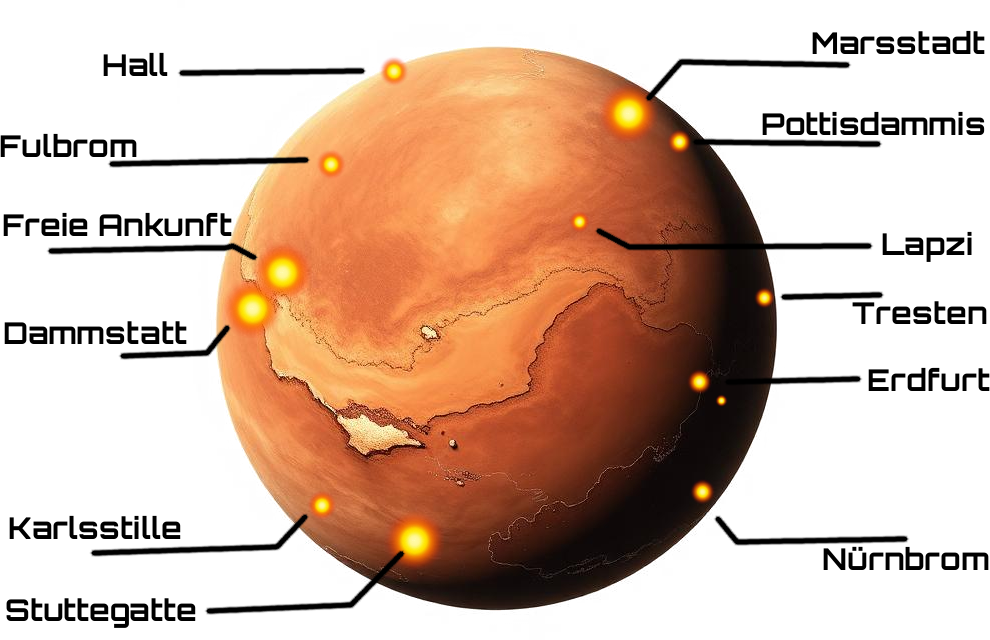
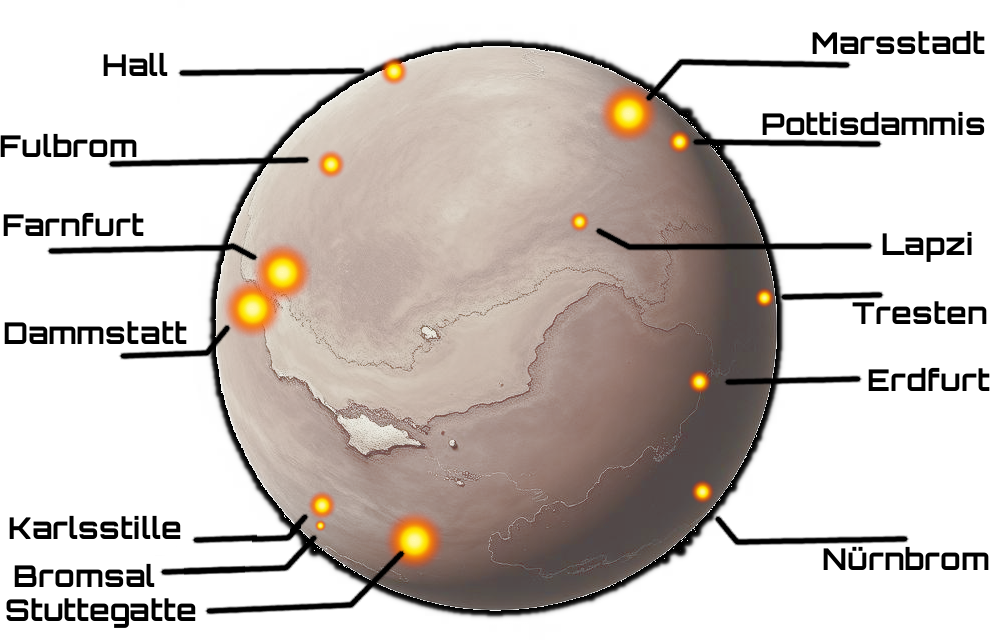
Layer changes from the first 990px x 640px image to the second:
renamed "ampgi #1" to "zeiger", painted on it over [46, 57, 786, 616]
renamed "ampgi" to "stadt-sterne", painted on it over [222, 55, 775, 570]
added group "labels" with 13 layers above "Eingefügte Ebene-Kopie" over [14, 37, 786, 620]
renamed "Freie Ankunft" to "Farnfurt", moved it into group "labels", painted on it over [25, 212, 232, 236]
added layer "Bromsal" in group "labels" over [14, 563, 155, 587]
added layer "Eingefügte Ebene-Kopie" above "ampgi" over [177, 37, 786, 620]
added layer "ampgi" above "Eingefügte Ebene" over [204, 37, 786, 620]
hid "Eingefügte Ebene" over [177, 37, 786, 620]
